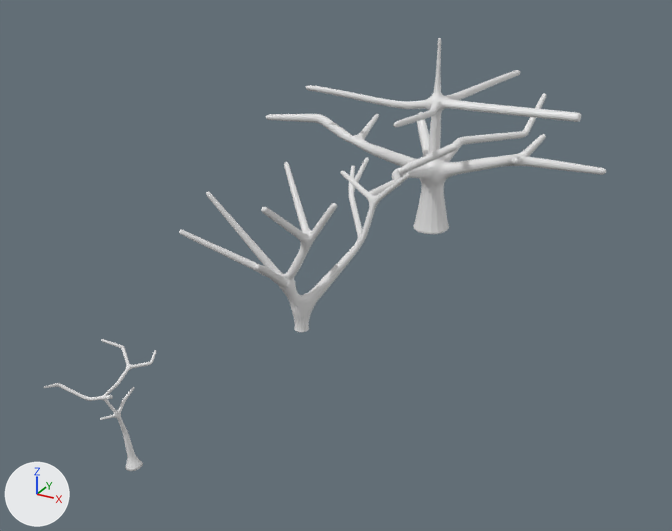
Two versions of the Blender file Modelos/Arboles/Tree.blend, one commit apart.
Camera for both pictures: a 50 mm camera at (70.4, -112.3, 70.8) aimed at (-0.7, 17.0, 6.2). The axes (+X, +Y, +Z) are drawn at lower left. The lights are the same throughout. Materials are left out; every surface is plain grey.

Names of what the first picture shows: 'BigTree', 'MediumTree', 'Small_Tree'.
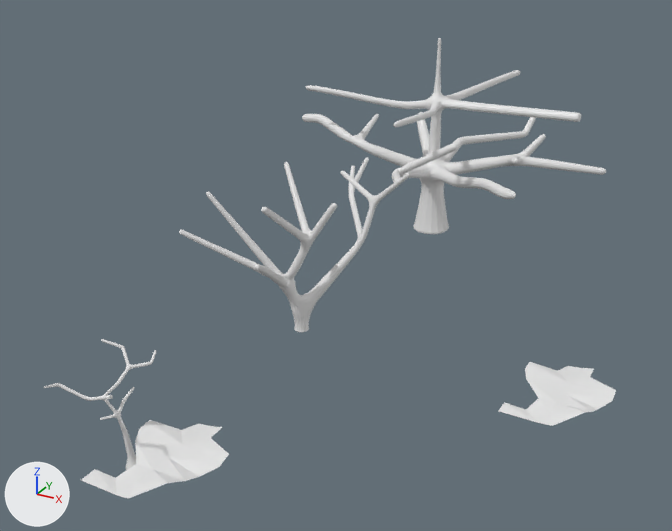
Commit message: Improved trees

Where the change shows, as pixel boxes (x1, y1, x2, y2) in the pictures (672 x 531 px):
'BigTree', reshaped (11% narrower)
    before: (266, 38, 606, 234)
    after: (302, 38, 606, 234)
'Medium Tree Branch', shown
    after: (81, 420, 229, 499)
'Big Tree Branch', shown
    after: (499, 362, 616, 426)
part 1 of me_cube_001, cut back
    before: (535, 93, 546, 109)
part 2 of me_cube_001, cut back
    before: (369, 178, 401, 195)
part 3 of me_cube_001, cut back
    before: (266, 114, 301, 122)
part 4 of me_cube_001, built on
    before: (431, 166, 444, 179)
    after: (432, 166, 516, 199)

The edits, one by one:
me_cube_001 is used by ob_bigtree; location (0.0, 57.2, 0.0); scale (2.17, 2.17, 2.17).
me_cube_001 had 838 vertices, 857 faces and spanned x -17.8..15.9, y -18.8..21.3, z -0.4..18.0.
me_cube_001 now has 774 vertices, 793 faces and spans x -13.9..15.9, y -14.5..17.2, z -0.4..18.0.
Part 1, on me_cube_001:
32 vertices are removed from x 3.6..4.4, y 17.5..21.3, z 7.3..9.2.
33 faces are deleted.
1 new face joins them.
Part 2, on me_cube_001:
32 vertices are removed from x 2.3..3.1, y -18.8..-14.3, z 8.5..9.7.
33 faces are deleted.
1 new face joins them.
Part 3, on me_cube_001:
24 vertices are removed from x -17.8..-14.5, y -1.8..-0.6, z 8.5..9.5.
25 faces are deleted.
1 new face joins them.
Part 4, on me_cube_001:
1 face is deleted.
24 vertices are added at x 2.7..11.7, y -10.5..-2.8, z 5.6..8.5.
25 new faces join them.
Object 'Big Tree Branch' (ob_big_tree_branch) is now shown.
Object 'Medium Tree Branch' (ob_medium_tree_branch) is now shown.
